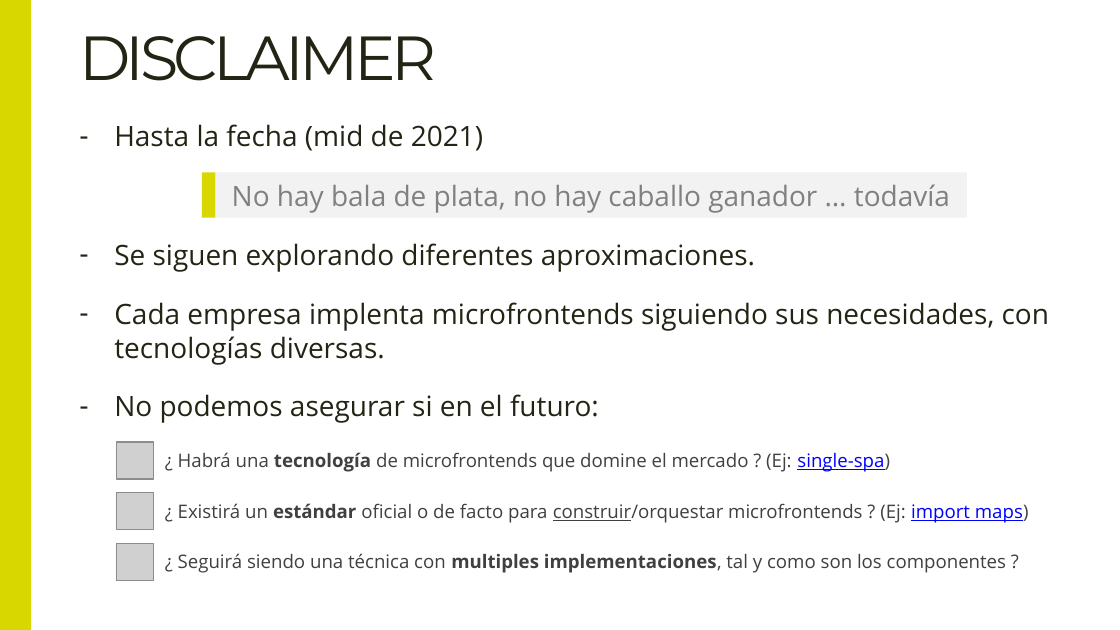
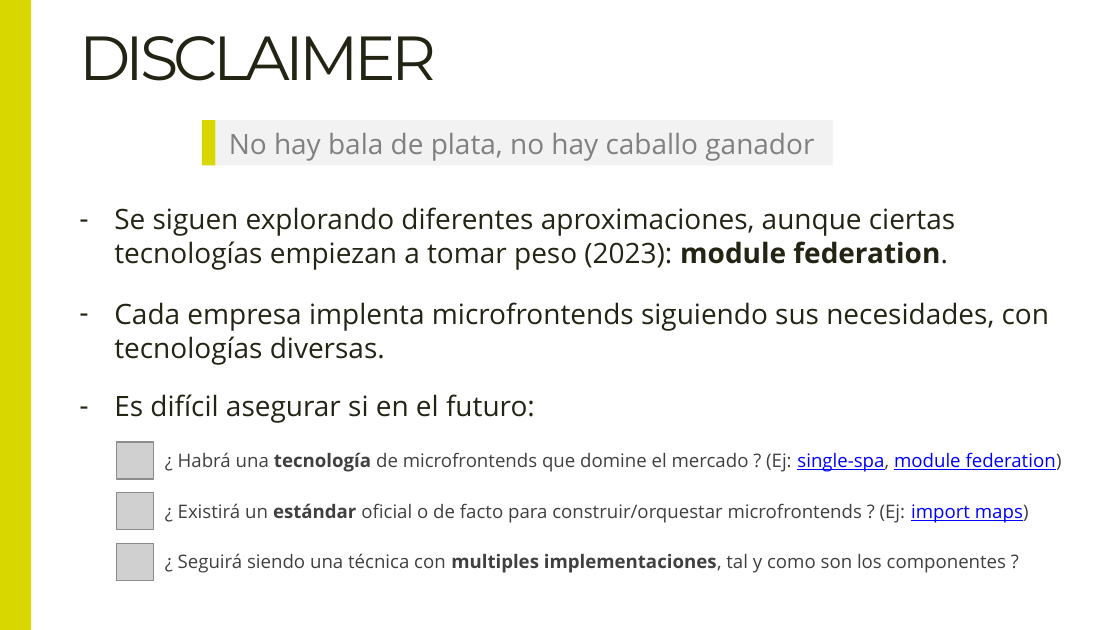
Before and after one commit to Lemoncode/master-frontend-lemoncode, a slide deck: slide 6 of 04-frameworks/09-microfrontends/00-teoría/00-introducción-a-microfrontends.pptx. Drawn at 1120x630 pixels with LibreOffice and Linux fonts; fonts in the diff are those of the drawing; grey boxes stand for pictures. Boxes give left, top, right and bottom in pixels: in the first picture for what was removed or moved away, otherwise in the second. Text is boxed around its words. In the diff, an @@ line names an element or a change of style, - is before the commit and + after.

Commit message:
microfrontends: update slides

```diff
--- a/04-frameworks/09-microfrontends/00-teoría/00-introducción-a-microfrontends.pptx
+++ b/04-frameworks/09-microfrontends/00-teoría/00-introducción-a-microfrontends.pptx
@@ text removed at (114,124,483,151) @@
-– Hasta la fecha (mid de 2021)
@@ rectangle: place and size @@
-rectangle at (202,172,215,217)
+rectangle at (202,120,215,165)
@@ rectangle "No hay bala de plata, ...": place and size @@
-rectangle "No hay bala de plata, ..." at (215,172,967,217)
+rectangle "No hay bala de plata, ..." at (215,120,832,165)
@@ text in rectangle at (229,133,814,161): text changed @@
-No hay bala de plata, no hay caballo ganador … todavía
+No hay bala de plata, no hay caballo ganador
@@ text at (114,207,955,270): text changed @@
-– Se siguen explorando diferentes aproximaciones.
+– Se siguen explorando diferentes aproximaciones, aunque ciertas tecnologías empiezan a tomar peso (2023): module federation.
@@ text at (114,394,535,423): text changed @@
-– No podemos asegurar si en el futuro:
+– Es difícil asegurar si en el futuro:
@@ text at (178,452,1062,472): text changed @@
-¿ Habrá una tecnología de microfrontends que domine el mercado ? (Ej: single-spa)
+¿ Habrá una tecnología de microfrontends que domine el mercado ? (Ej: single-spa, module federation)
@@ text "¿ Existirá un estándar oficial ..." at (178,503,1029,523): underline off in "construir/orquestar" @@
```
Also in this commit, not shown: 1 other slide changed.
